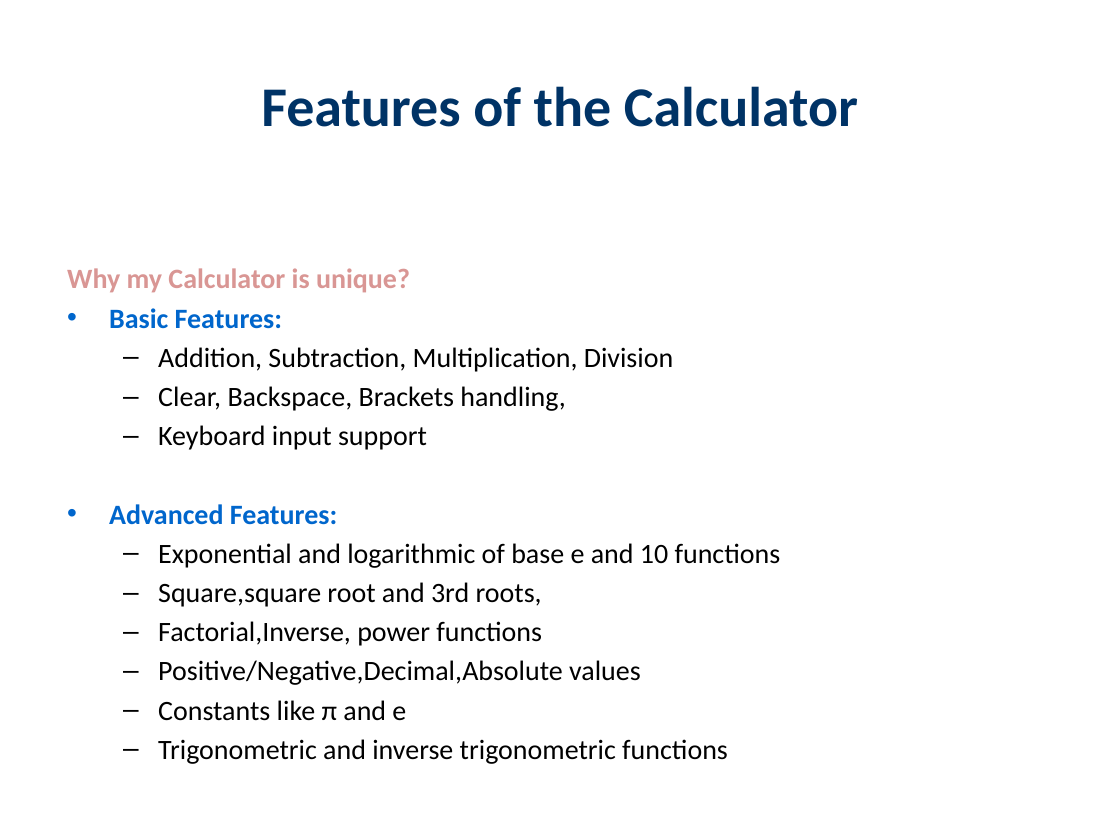
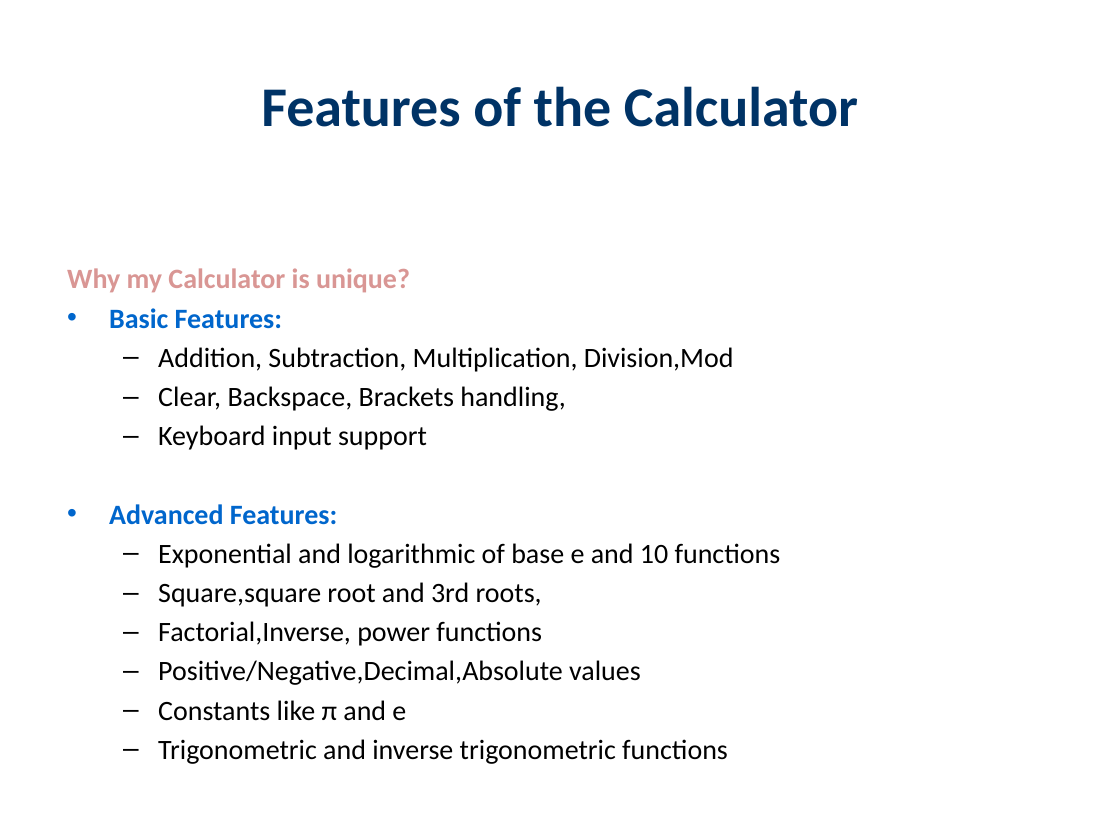
Before and after one commit to PritiKalaskar1234/Nexthikes_Calculator_Python_Repository, a slide deck: slide 2 of Scientific_Calculator_Presentation_Colored.pptx. Drawn at 1120x840 pixels with LibreOffice and Linux fonts; fonts in the diff are those of the drawing. Boxes give left, top, right and bottom in pixels: in the first picture for what was removed or moved away, otherwise in the second. Text is boxed around its words. In the diff, an @@ line names an element or a change of style, - is before the commit and + after.

Commit message:
ppt

```diff
--- a/Scientific_Calculator_Presentation_Colored.pptx
+++ b/Scientific_Calculator_Presentation_Colored.pptx
@@ text at bbox=[158, 347, 734, 372]: text changed @@
-  – Addition, Subtraction, Multiplication, Division
+  – Addition, Subtraction, Multiplication, Division,Mod
```
Also in this commit, not shown: 1 other slide changed.
